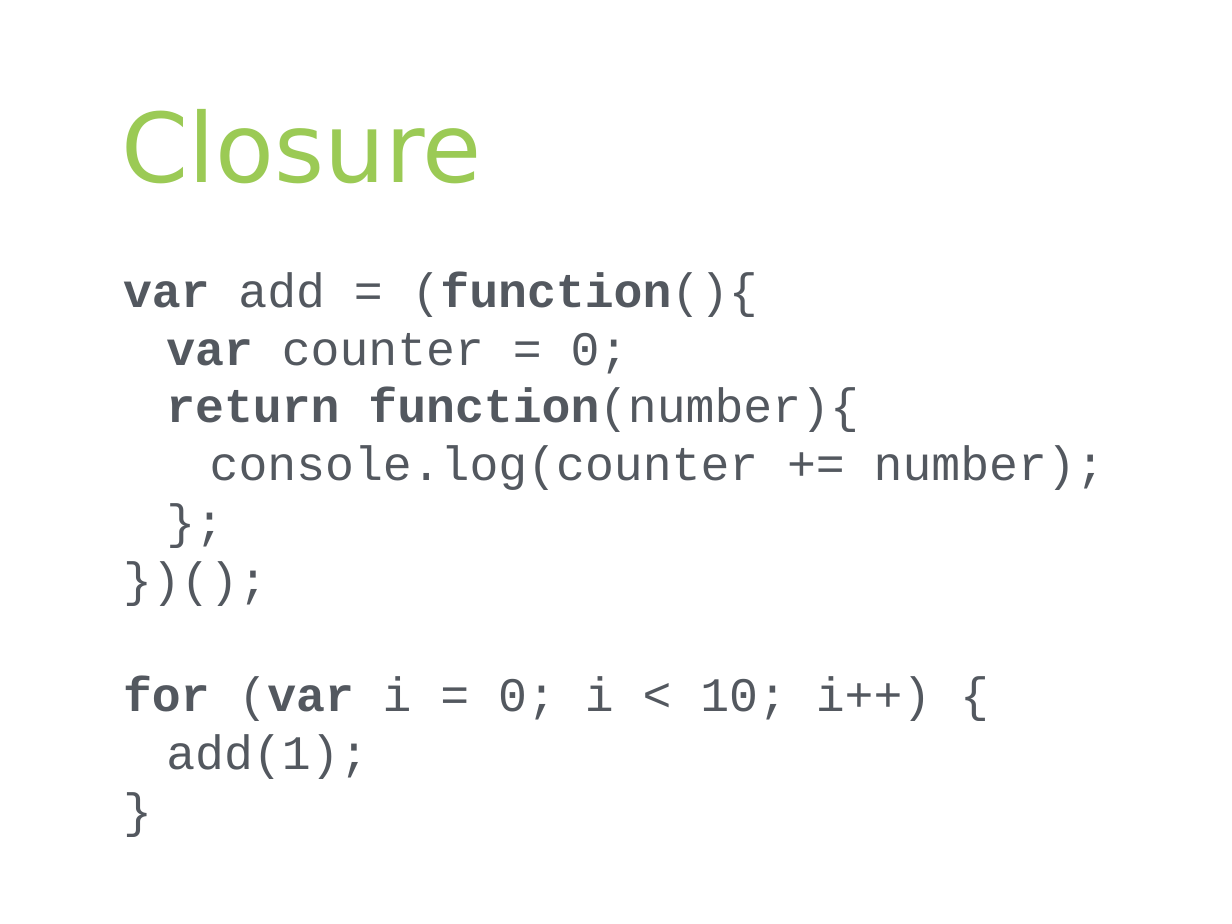
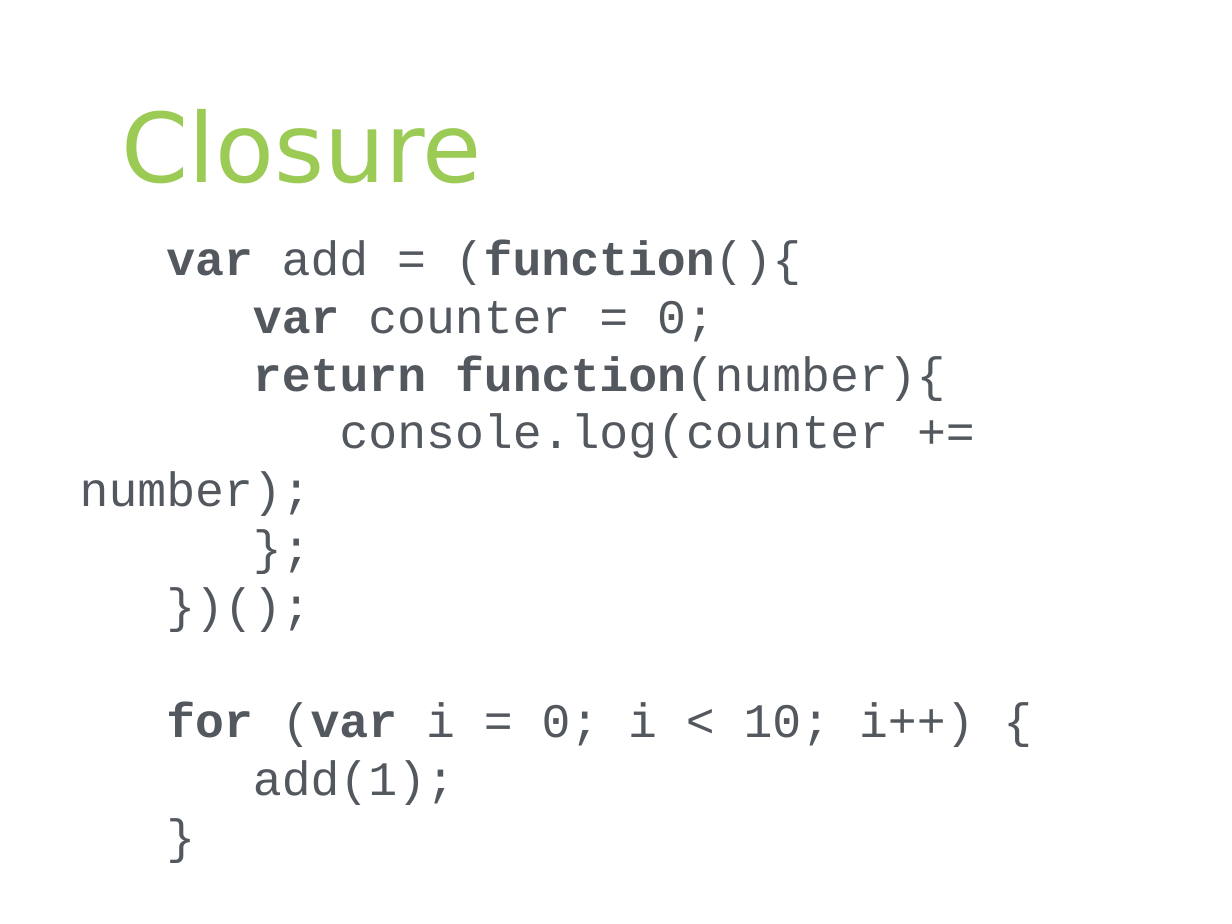
Before and after one commit to leebrandt/Presentations, a slide deck: slide 9 of JavaScriptLevelUp/JavascriptLevelUp.pptx (slide 8 before the commit). Drawn at 1232x924 pixels with LibreOffice and Linux fonts; fonts in the diff are those of the drawing; background and template pictures are left out. Boxes give left, top, right and bottom in pixels: in the first picture for what was removed or moved away, otherwise in the second. Text is boxed around its words. In the diff, an @@ line names an element or a change of style, - is before the commit and + after.

```diff
--- a/JavaScriptLevelUp/JavascriptLevelUp.pptx
+++ b/JavaScriptLevelUp/JavascriptLevelUp.pptx
@@ text "var add = (function(){" rewrapped from box(123, 272, 1105, 779) to box(80, 241, 974, 805) @@
```
Also in this commit, not shown: 12 other slides changed, 4 slides added, 2 slides removed, 8 other files.
